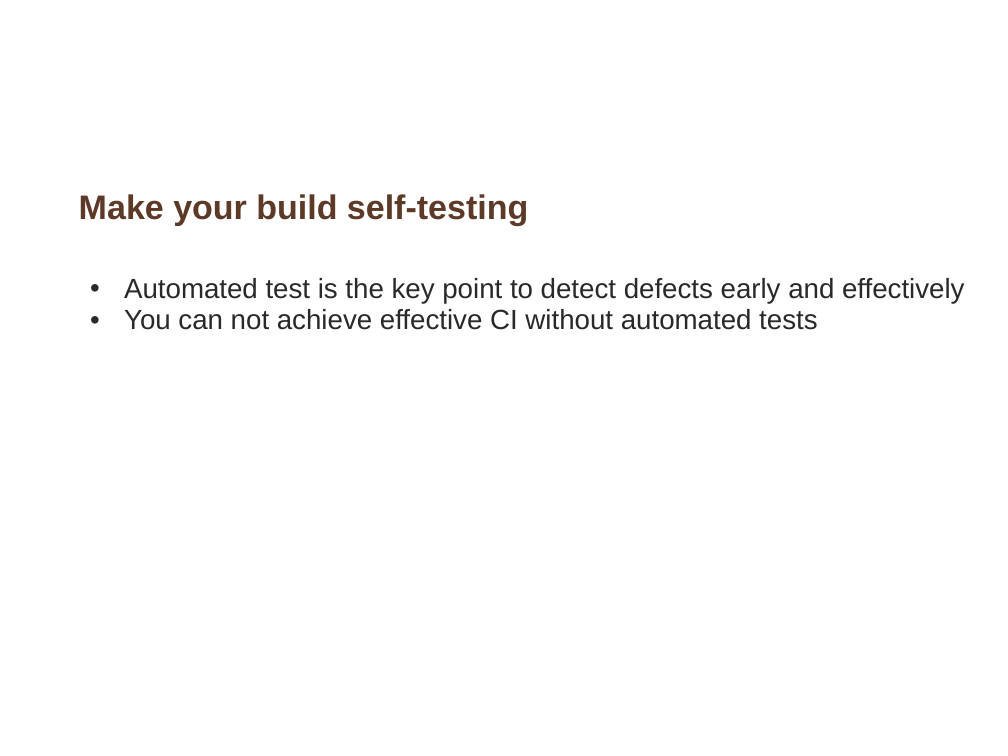
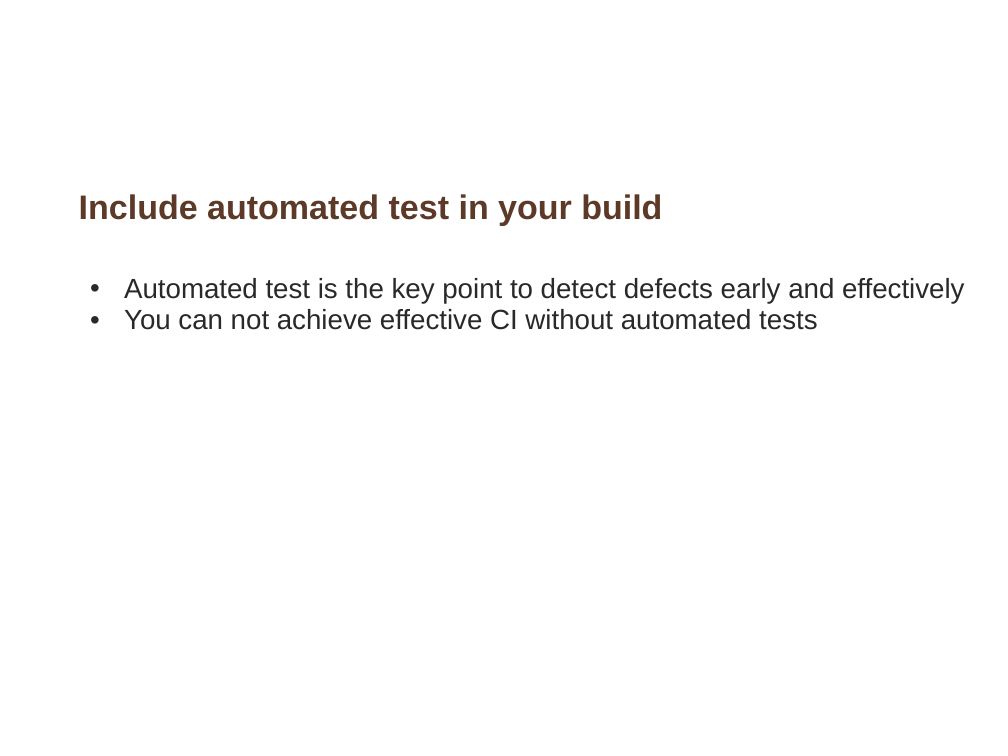
Before and after one commit to whimet/cruisetraining, a slide deck: slide 12 of Introduction_continuous_integration.ppt (slide 11 before the commit). Drawn at 1008x756 pixels with LibreOffice and Linux fonts; fonts in the diff are those of the drawing; background and template pictures are left out. Boxes give left, top, right and bottom in pixels: in the first picture for what was removed or moved away, otherwise in the second. Text is boxed around its words. In the diff, an @@ line names an element or a change of style, - is before the commit and + after.

```diff
--- a/Introduction_continuous_integration.ppt
+++ b/Introduction_continuous_integration.ppt
@@ title at [79,194,662,225]: text changed @@
-Make your build self-testing
+Include automated test in your build
```
Also in this commit, not shown: 5 other slides changed, 1 slide added, 1 other file.
